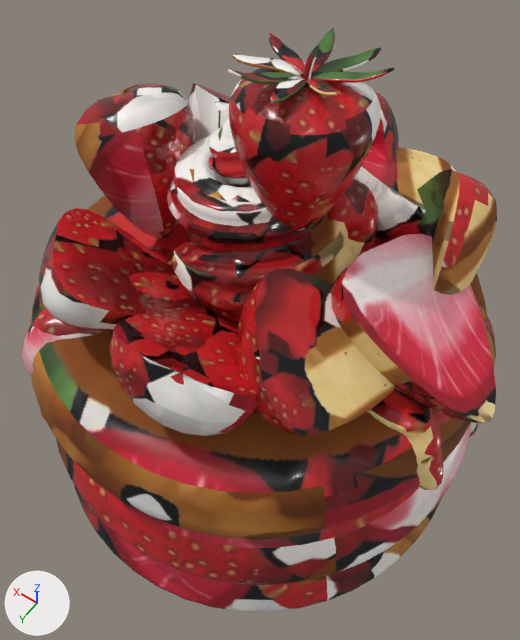
One commit to the glTF model public/breads/pancake--strawberry-fresh.glb: the scene before it, then after it.
Rendered twice from a camera (50 mm lens) standing at (-0.574, 0.809, 1.799) and looking at (-0.015, 0.026, 0.569). The lights are fixed; the arrows at lower left show +X, +Y and +Z. The first picture is the older version. Where no turn or scale is listed for an object, it has been applied to the vertices. Vertices at exactly the same position are counted once.

Names of what the first picture shows: 'pancake_strawberry-fresh'.
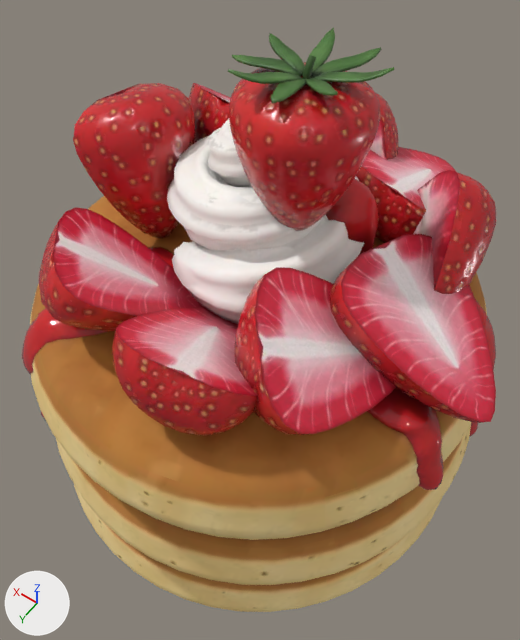
Location of each change, [x1, y1, x2, y2] in pixels of the pictures (520 x 640 px; the box of a moved part takes in the faces that stretch with it):
'pancake_strawberry-fresh', reshaped, moved
    before: [22, 27, 497, 612]
    after: [22, 28, 496, 612]
part 1 of me_pancake_strawberry_fresh, moved or reshaped
    before: [39, 83, 497, 436]
    after: [39, 83, 496, 436]
part 2 of me_pancake_strawberry_fresh, surface changed
    both: [22, 33, 496, 612]

Diff of the bpy script that builds the scene:
```diff
--- a/public/breads/pancake--strawberry-fresh.glb.py
+++ b/public/breads/pancake--strawberry-fresh.glb.py
@@ me_pancake_strawberry_fresh @@
 # used by ob_pancake_strawberry_fresh; location = (-0.009, -0.013, 0.597)
-me_pancake_strawberry_fresh.from_pydata(...)  # 9930 vertices, 17974 faces; spans x -0.523..0.523, y -0.525..0.525, z -0.602..0.602
+me_pancake_strawberry_fresh.from_pydata(...)  # 9931 vertices, 17976 faces; spans x -0.523..0.523, y -0.525..0.525, z -0.602..0.602
+# me_pancake_strawberry_fresh part 1: 1111 vertices moved within x -0.523..0.385, y -0.494..0.435, z 0.071..0.39; 2 vertices removed from x -0.041..-0.011, y 0.15..0.172, z 0.08..0.084; 3 vertices added at x -0.04..-0.011, y 0.15..0.179, z 0.076..0.085
+# me_pancake_strawberry_fresh part 2: 17930 kept faces spanning x -0.523..0.523, y -0.525..0.525, z -0.602..0.602 get new texture (UV) coordinates
 me_pancake_strawberry_fresh.materials.append(mat_pancake_strawberry_fresh_pbr)
```
